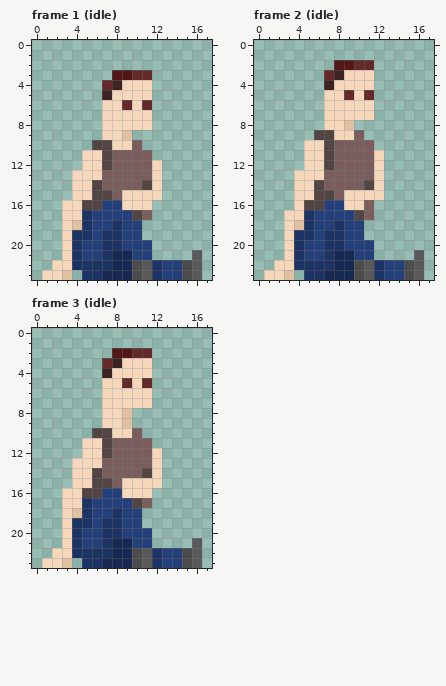
File history of a pixel-art file, assets/sprites/caveman.aseprite. The picture above is the old version.
18x24 pixels, 3 frames. Shown: frame 1 (idle), frame 2 (idle), frame 3 (idle).
After:
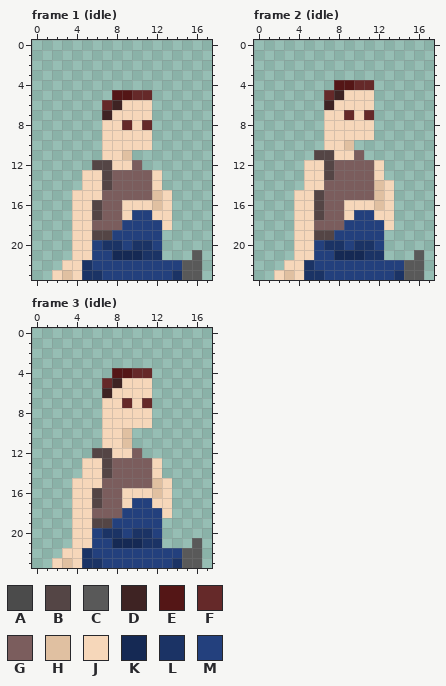
Palette (. is transparent): A #4b4b4b  B #544545  C #595959  D #3e2323  E #541616  F #652929  G #7b5d5d  H #e0c0a1  J #f6d7ba  K #152954  L #1b3365  M #23407d
Message: add campfire asset and first initial dialog for caveman
The exact change:
Changed rows in their new state; - is an unchanged pixel.
Frame 1 (idle):
first column x 1:
 3 -------....----
 4 ------.....----
 5 ------.EEFF----
 6 ------FDJ-J----
 7 ------D--------
 8 --------F-F----
 9 --------JJJ----
10 -----.J--JJ----
11 ----..JJH..----
12 ----.B-JJ-..---
13 ---.--B--------
14 ---.-JB---G----
15 -----JG-GGGHJ--
16 --.-J-GG---HJ--
17 --.-JBGGJMMJJ--
18 --.JJGGG--MMJ--
19 --.JJBBM--MM---
20 --.JJ----LLM---
21 --.JJ-M--KLL---
22 -.-J-MMMMMMM--C
23 .--J--MMMMMM-LC
Frame 2 (idle):
first column x 1:
 2 -------....----
 3 ------.....----
 4 ------.EEFF----
 5 ------FDJ-J----
 6 ------D--------
 7 --------F-F----
 8 --------JJJ----
 9 -----.J--JJ----
10 ----..JJH..----
11 ----.B-JJ-..---
13 ---.--B--------
14 ---.-J----GHJ--
15 ------G-GGGHJ--
16 ----J-GG--JHJ--
17 --.-JBGGJMMJJ--
18 --.JJGGG--MMJ--
19 --.JJBBM--MM---
20 --.JJ----LLM---
21 --.JJ-M--KLL---
22 -.-J-MMMMMMM--C
23 .--J--MMMMMM-LC
Frame 3 (idle):
first column x 1:
 2 -------....----
 3 ------.....----
 4 ------.EEFF----
 5 ------FDJ-J----
 6 ------D--------
 7 --------F-F----
 8 --------JJJ----
 9 --------JJJ----
10 -----.J-H.-----
11 ----..JJH..----
12 ----.B-JJ-..---
13 ---.--B--------
14 ---.-JB---G----
15 -----JG-GGGHJ--
16 --.-J-GG---HJ--
17 --.-JBGGJMMJJ--
18 --.JJGGG--MMJ--
19 --.JJBBM--MM---
20 --.JJ----LLM---
21 --.JJ-M--KLL---
22 -.-J-MMMMMMM--C
23 .--J--MMMMMM-LC
